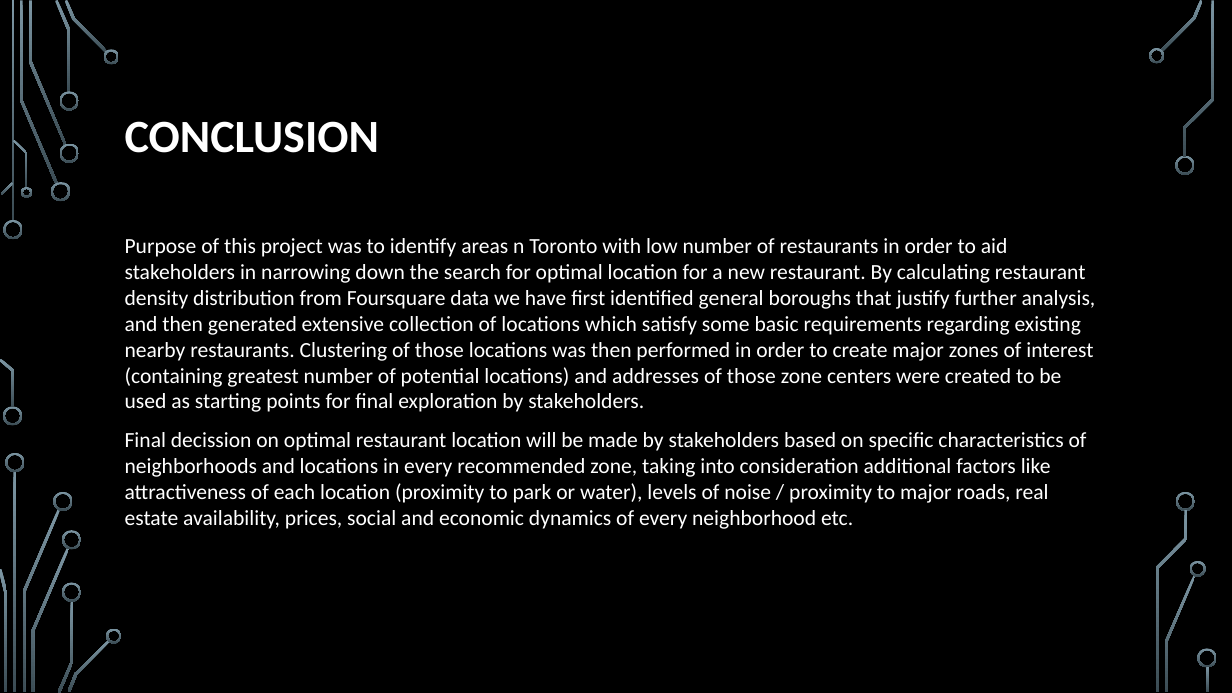
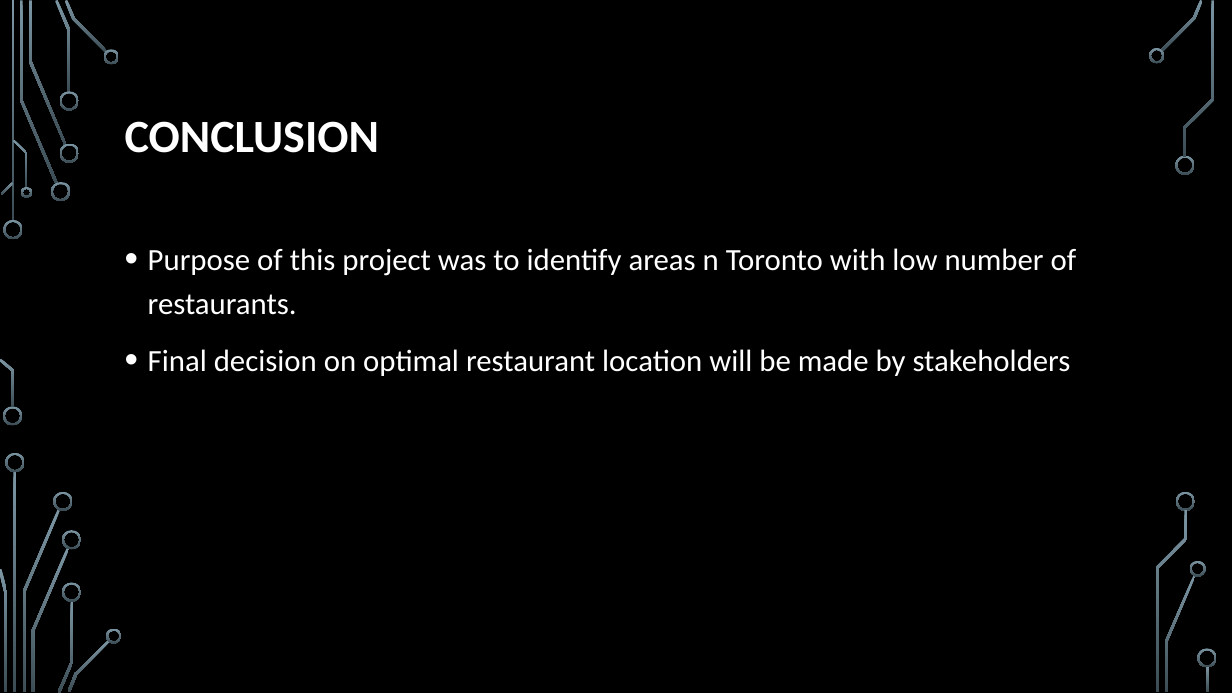
Before and after one commit to banksgd/datasciencecoursera, a slide deck: slide 8 of The Battle of Neighborhoods (week 2) - PPT.pptx. Drawn at 1232x693 pixels with LibreOffice and Linux fonts; fonts in the diff are those of the drawing; background and template pictures are left out. Boxes give left, top, right and bottom in pixels: in the first picture for what was removed or moved away, otherwise in the second. Text is boxed around its words. In the diff, an @@ line names an element or a change of style, - is before the commit and + after.

```diff
--- a/The Battle of Neighborhoods (week 2) - PPT.pptx
+++ b/The Battle of Neighborhoods (week 2) - PPT.pptx
@@ text at box(148, 248, 1077, 376): text changed; size 16.8 to 24 pt @@
-Purpose of this project was to identify areas n Toronto with low number of restaurants in order to aid stakeholders in narrowing down the search for optimal location for a new restaurant. By calculating restaurant density distribution from Foursquare data we have first identified general boroughs that justify further analysis, and then generated extensive collection of locations which satisfy some basic requirements regarding existing nearby restaurants. Clustering of those locations was then performed in order to create major zones of interest (containing greatest number of potential locations) and addresses of those zone centers were created to be used as starting points for final exploration by stakeholders.
-Final decission on optimal restaurant location will be made by stakeholders based on specific characteristics of neighborhoods and locations in every recommended zone, taking into consideration additional factors like attractiveness of each location (proximity to park or water), levels of noise / proximity to major roads, real estate availability, prices, social and economic dynamics of every neighborhood etc.
+• Purpose of this project was to identify areas n Toronto with low number of restaurants.
+• Final decision on optimal restaurant location will be made by stakeholders
```
Also in this commit, not shown: 6 other slides changed.
